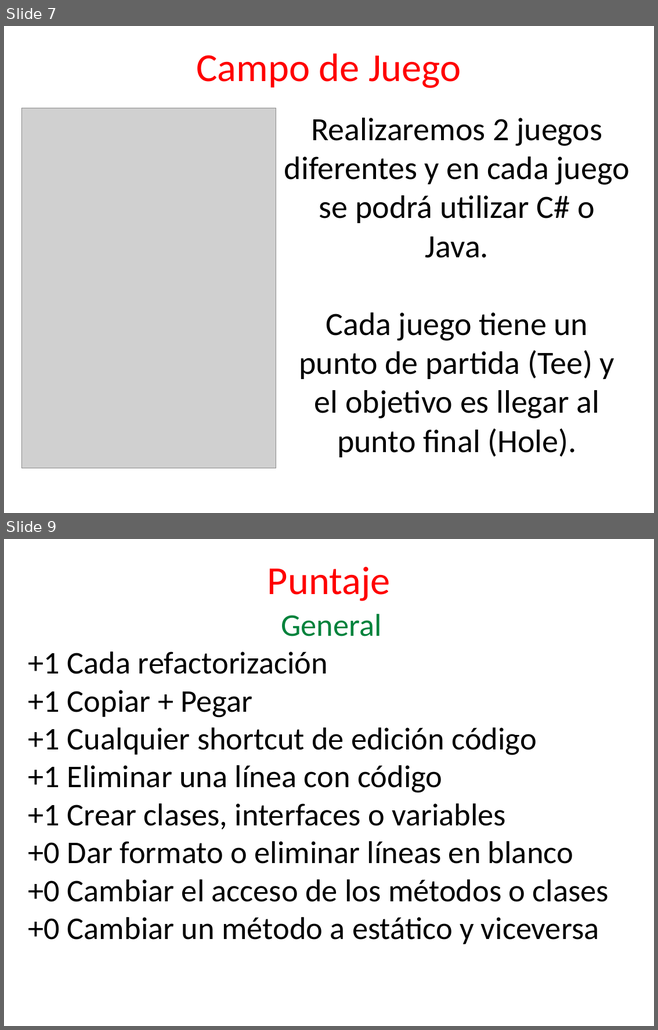
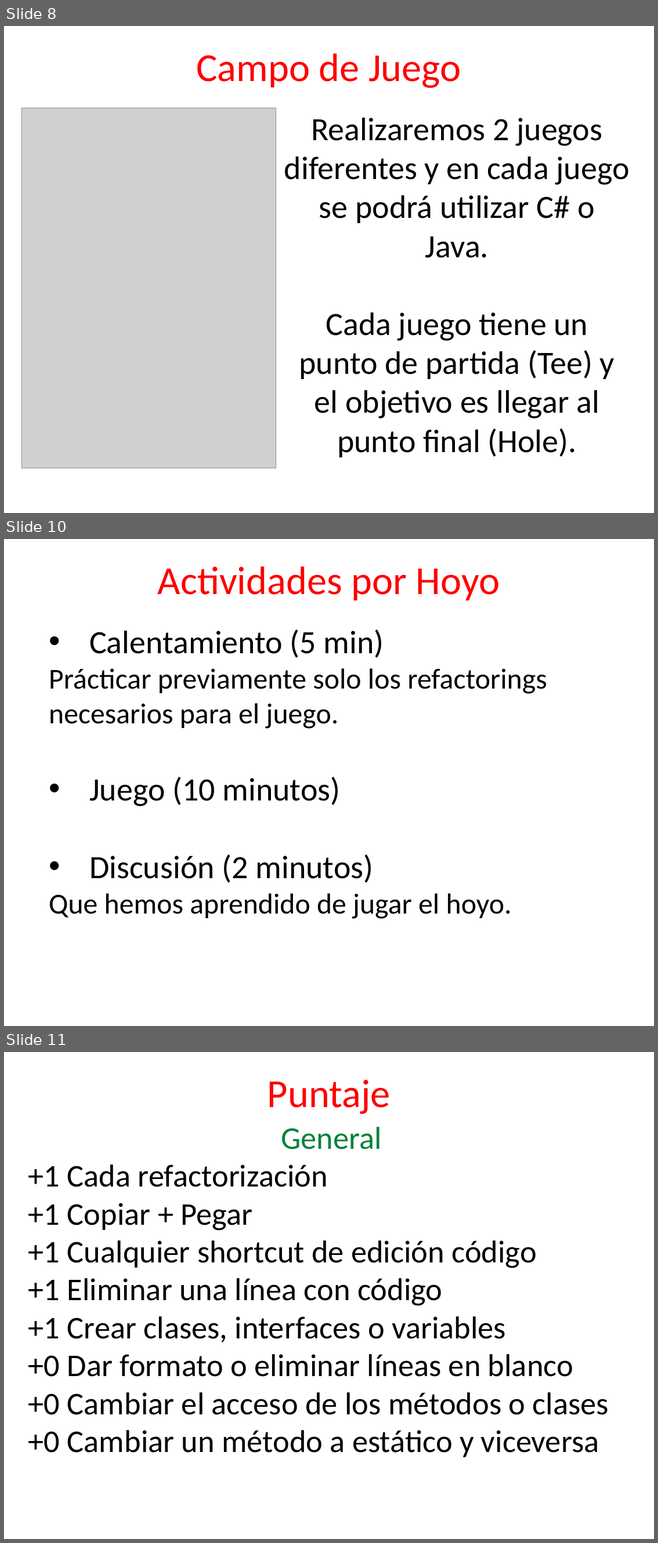
Before and after one commit to angelnunezsalazar/Refactoring-Golf, a slide deck: ppt/Diapositivas v2.pptx. Shown one above the other, each under a label of ours: slides 7 and 9 before the commit, slides 8, 10 and 11 after it; the slides between them are not shown. The pictures are 658x1030 and 658x1543 pixels, drawn with LibreOffice and Linux fonts; fonts in the diff are those of the drawing; grey boxes stand for pictures. Boxes give left, top, right and bottom in pixels: in the first picture for what was removed or moved away, otherwise in the second. Text is boxed around its words. In the diff, an @@ line names an element or a change of style, - is before the commit and + after.

```diff
--- a/ppt/Diapositivas v2.pptx
+++ b/ppt/Diapositivas v2.pptx
@@ slide 10 added at bbox=[4, 539, 654, 1026], background #FFFFFF @@
@@ title added at bbox=[158, 566, 500, 600], 44 pt, text #FF0000 @@
+Actividades por Hoyo
@@ text added at bbox=[49, 629, 546, 919], 32 pt, text #000000 @@
+• Calentamiento (5 min)
+Prácticar previamente solo los refactorings necesarios para el juego.
+• Juego (10 minutos)
+• Discusión (2 minutos)
+Que hemos aprendido de jugar el hoyo.
@@ what was slide 7 is now slide 8 @@
@@ what was slide 9 is now slide 11 @@
```
Also in this commit, not shown: 2 slides changed, 1 other slide added, 8 other files.
